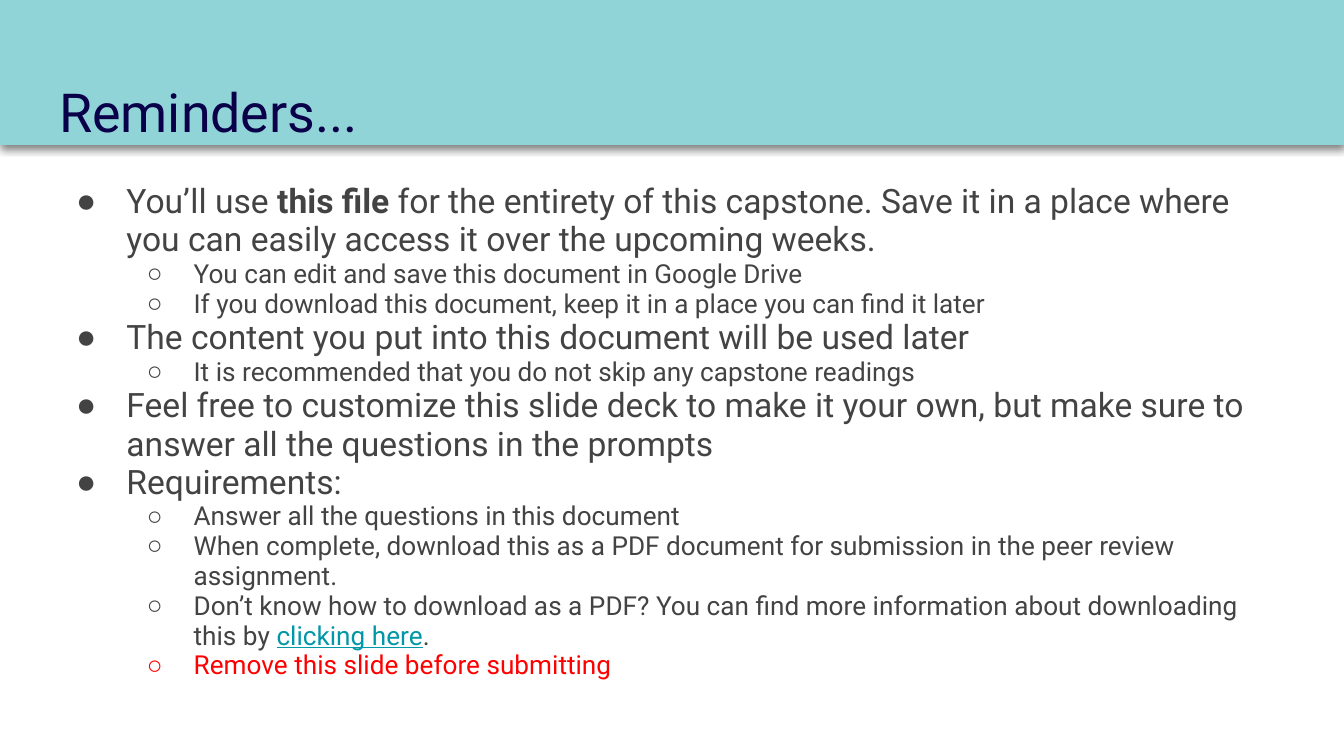
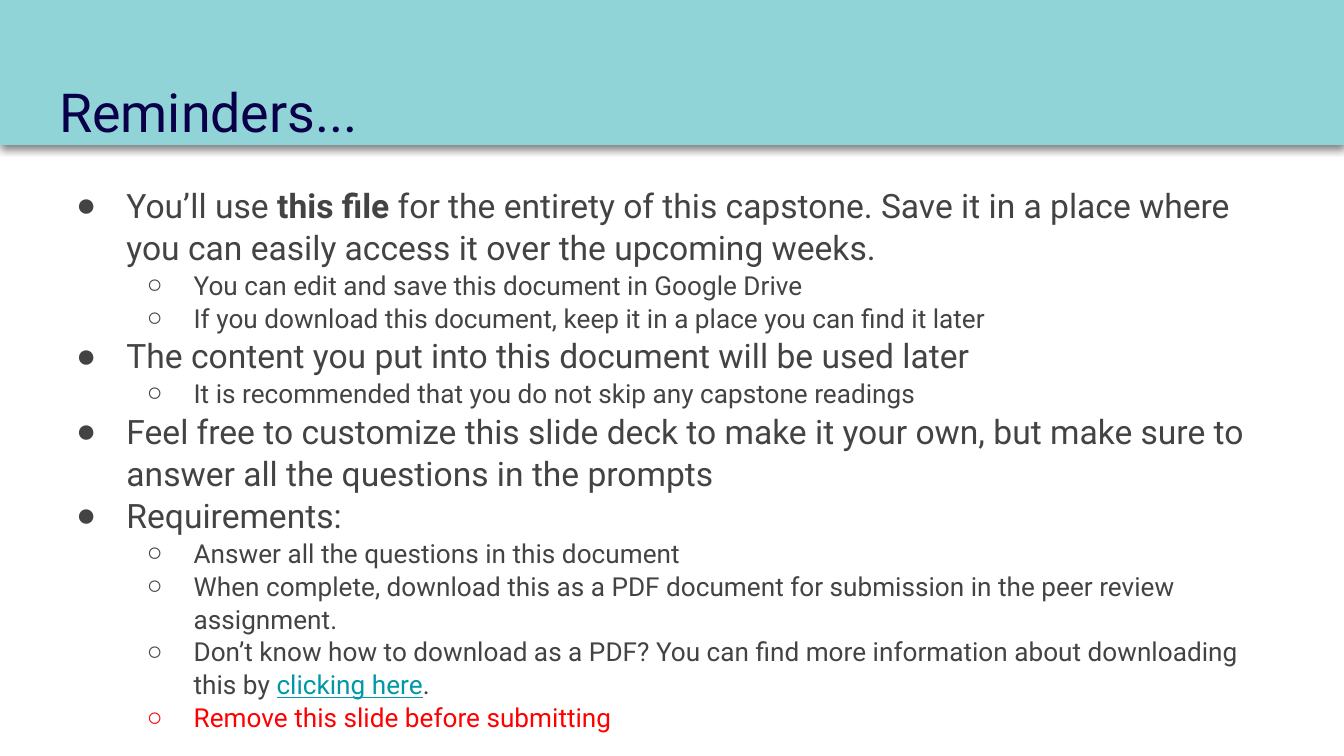
Before and after one commit to dennislamcv1/MetaMarketingAnalytics, a slide deck: slide 1 of Introduction to Data Analytics/Course 2 Capstone Deck.pptx. Drawn at 1344x756 pixels with LibreOffice and Linux fonts; fonts in the diff are those of the drawing. Boxes give left, top, right and bottom in pixels: in the first picture for what was removed or moved away, otherwise in the second. Text is boxed around its words. In the diff, an @@ line names an element or a change of style, - is before the commit and + after.

```diff
--- a/Introduction to Data Analytics/Course 2 Capstone Deck.pptx
+++ b/Introduction to Data Analytics/Course 2 Capstone Deck.pptx
@@ text "You’ll use this file for ..." at bbox=[126, 192, 1244, 733]: line spacing 0.95 to 1.05 @@
```
Also in this commit, not shown: 10 other slides changed, 2 slides added, 2 slides removed, 7 other files.
